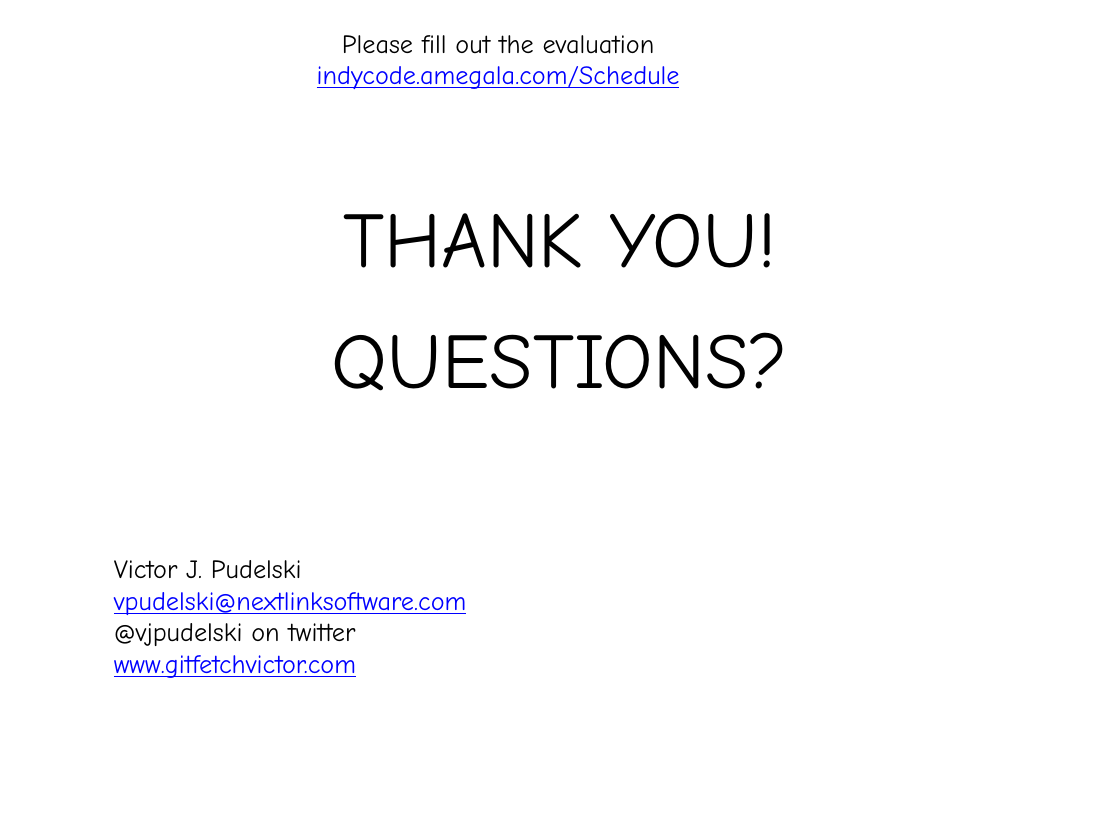
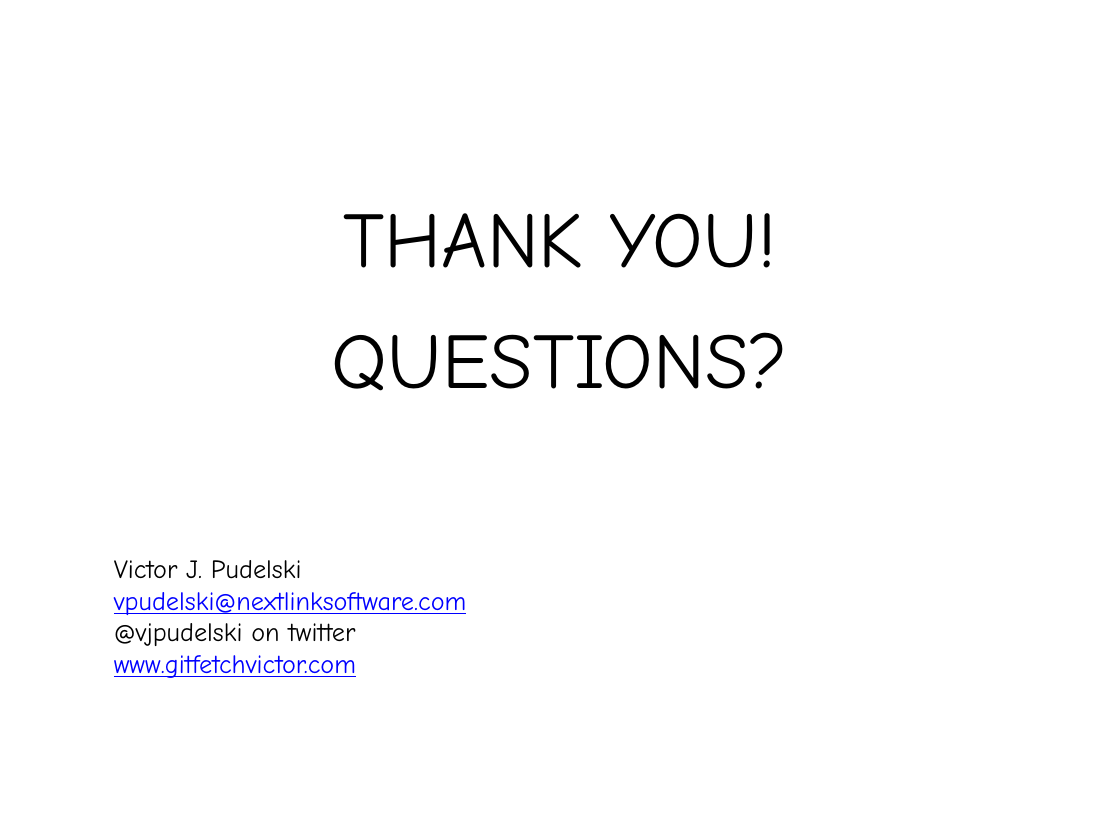
Before and after one commit to vjpudelski/cc_gitmergeresetsbranches, a slide deck: slide 30 of GitMerge.pptx. Drawn at 1120x840 pixels with LibreOffice and Linux fonts; fonts in the diff are those of the drawing. Boxes give left, top, right and bottom in pixels: in the first picture for what was removed or moved away, otherwise in the second. Text is boxed around its words. In the diff, an @@ line names an element or a change of style, - is before the commit and + after.

Commit message:
minor update to presentation

```diff
--- a/GitMerge.pptx
+++ b/GitMerge.pptx
@@ text removed at [317, 35, 680, 89] @@
-Please fill out the evaluation
-indycode.amegala.com/Schedule
```
Also in this commit, not shown: 1 other file.
